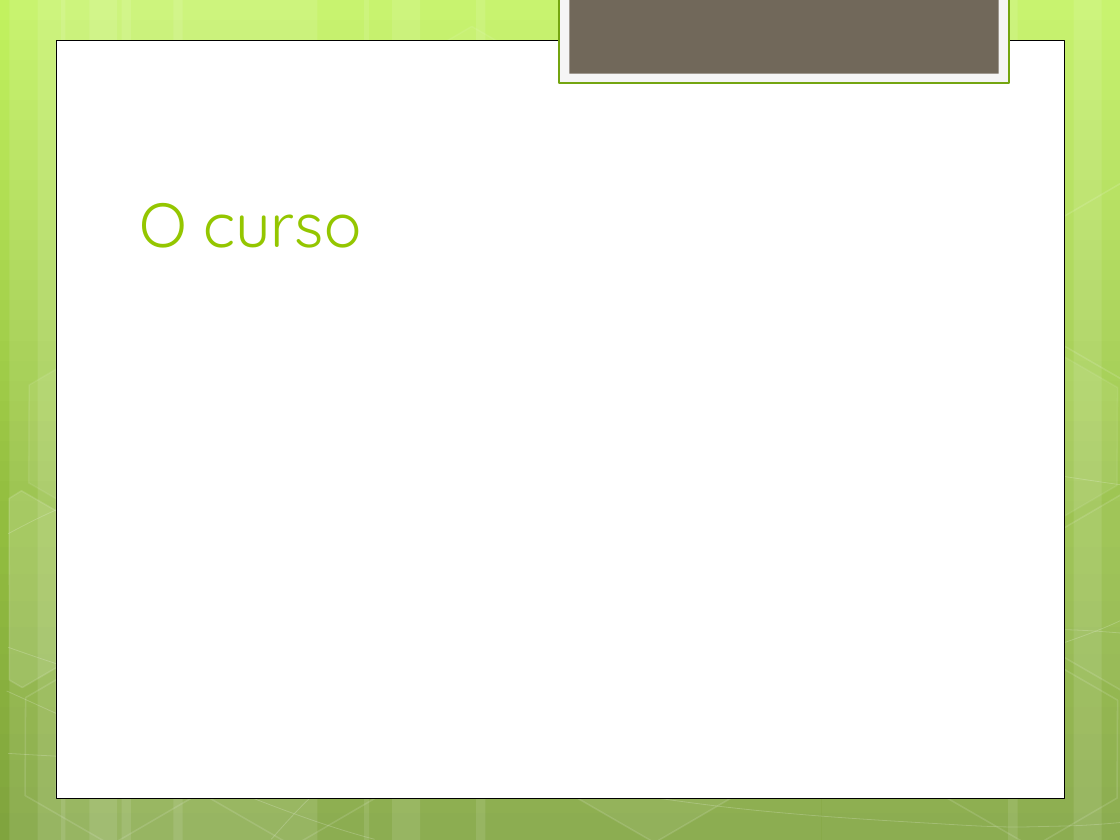
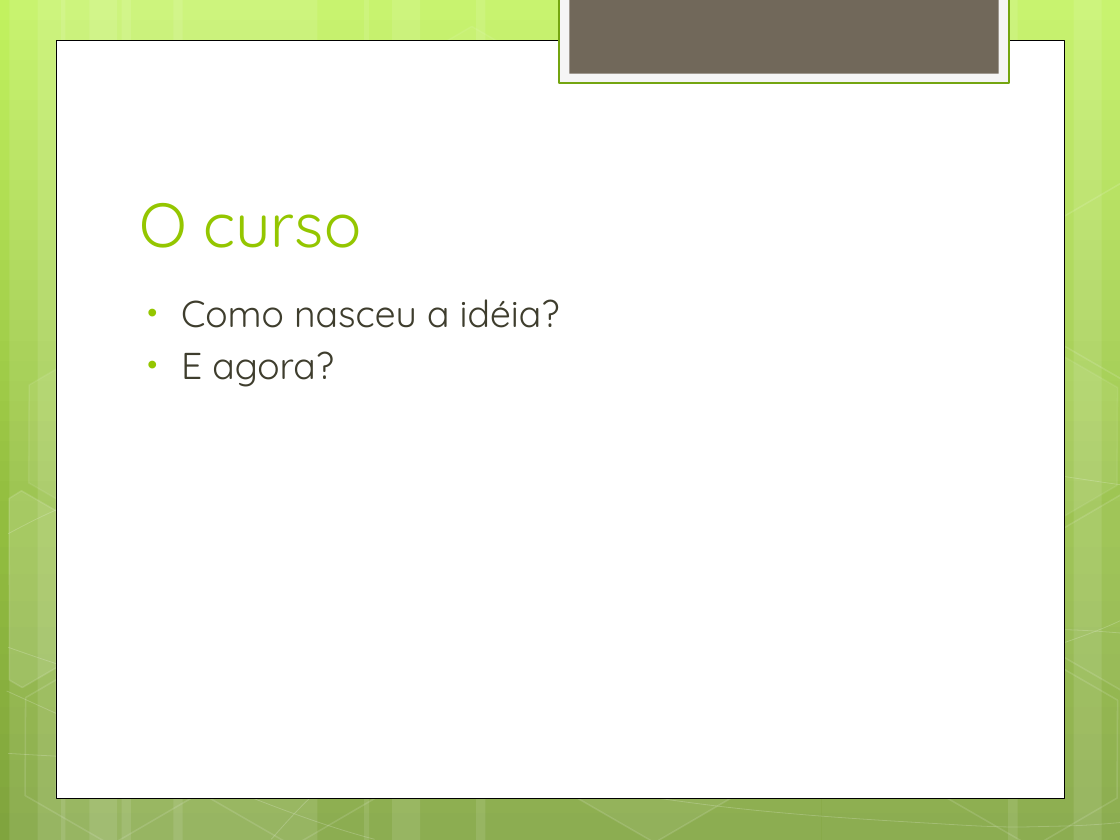
Before and after one commit to daividssilverio/altaperformance, a slide deck: slide 3 of doc/Alta Performance com Java.pptx. Drawn at 1120x840 pixels with LibreOffice and Linux fonts; fonts in the diff are those of the drawing. Boxes give left, top, right and bottom in pixels: in the first picture for what was removed or moved away, otherwise in the second. Text is boxed around its words. In the diff, an @@ line names an element or a change of style, - is before the commit and + after.

```diff
--- a/doc/Alta Performance com Java.pptx
+++ b/doc/Alta Performance com Java.pptx
@@ text added at [181, 299, 560, 387], 24 pt, text #3E3D2D @@
+• Como nasceu a idéia?
+• E agora?
```
Also in this commit, not shown: 5 other slides changed, 4 slides added, 4 slides removed.
